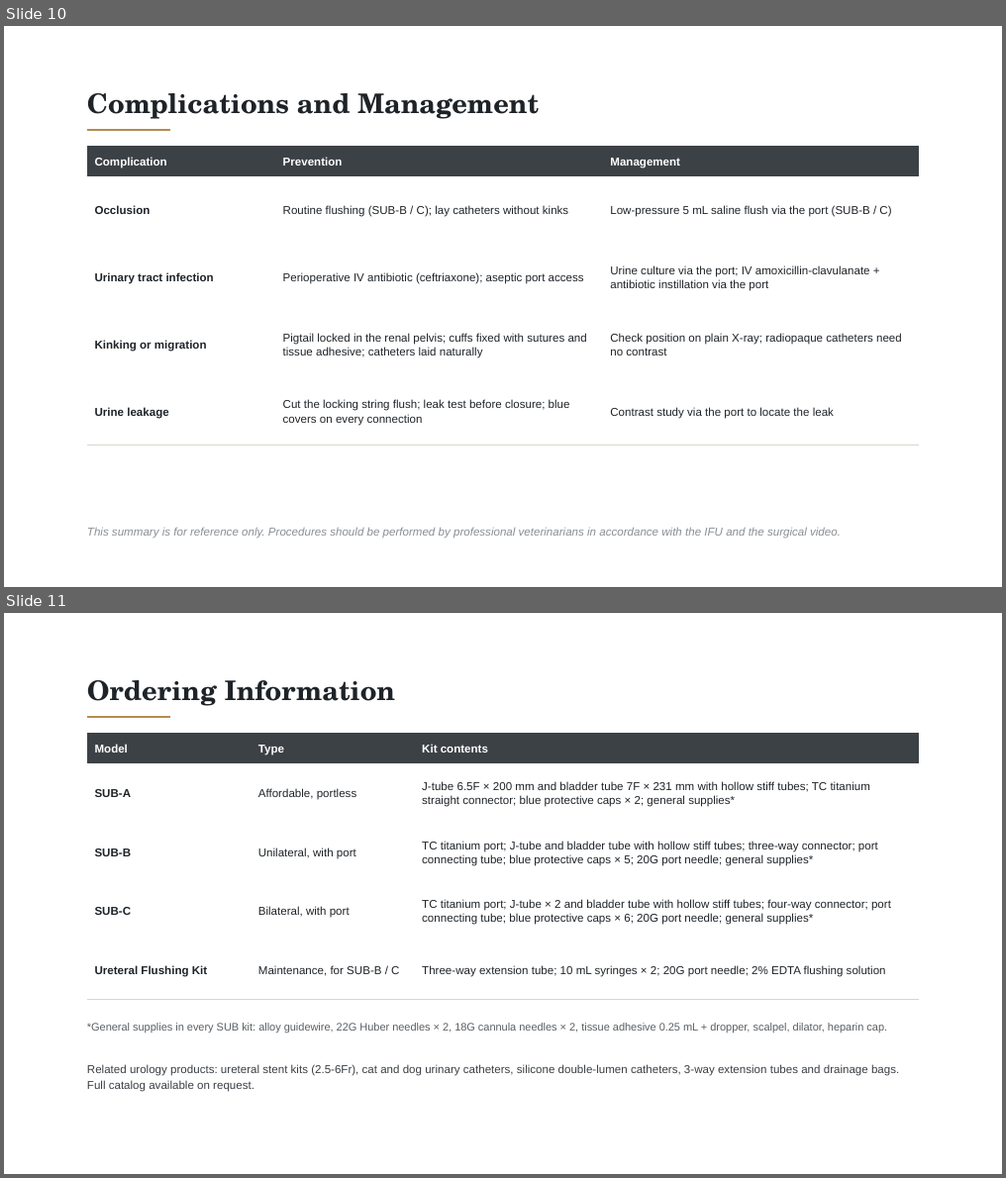
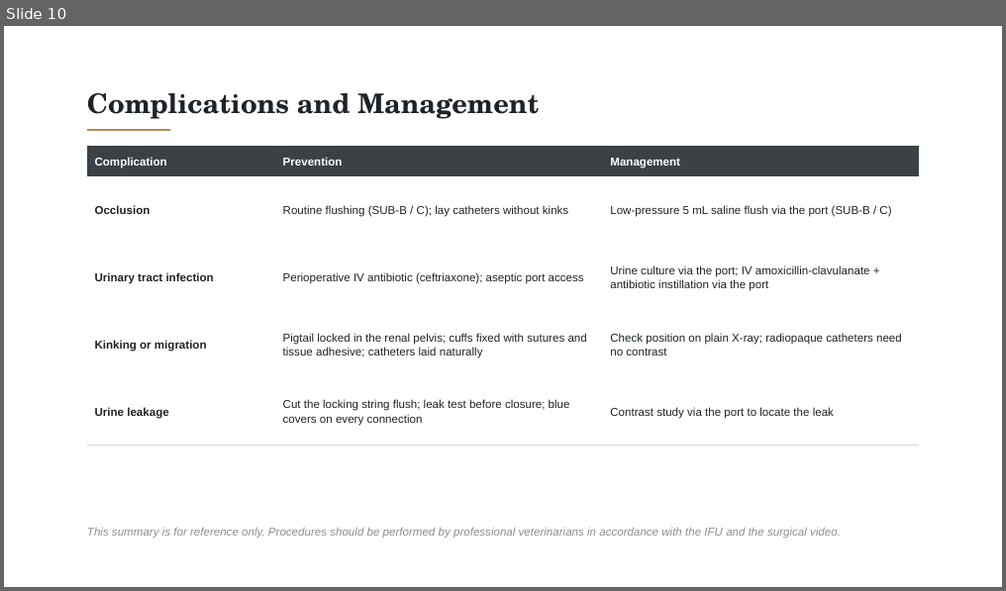
Before and after one commit to pikrosart-jpg/Material, a slide deck: Feline_SUB_System_Introduction_v72.pptx. Shown one above the other, each under a label of ours: slides 10 and 11 before the commit, slide 10 after it. The pictures are 1006x1178 and 1006x591 pixels, drawn with LibreOffice and Linux fonts; fonts in the diff are those of the drawing. Boxes give left, top, right and bottom in pixels: in the first picture for what was removed or moved away, otherwise in the second. Text is boxed around its words. In the diff, an @@ line names an element or a change of style, - is before the commit and + after.

```diff
--- a/Feline_SUB_System_Introduction_v72.pptx
+++ b/Feline_SUB_System_Introduction_v72.pptx
@@ slide 11 removed at bbox=[4, 613, 1002, 1174], background #FFFFFF @@
@@ text removed at bbox=[87, 680, 396, 706] @@
-Ordering Information
@@ line removed from (87, 717) to (170, 717) @@
@@ table removed at bbox=[87, 733, 920, 1000], 5 rows, 3 columns @@
-Model | Type | Kit contents
-SUB-A | Affordable, portless | J-tube 6.5F × 200 mm and bladder tube 7F × 231 mm with hollow stiff tubes; TC titanium straight connector; blue protective caps × 2; general supplies*
-SUB-B | Unilateral, with port | TC titanium port; J-tube and bladder tube with hollow stiff tubes; three-way connector; port connecting tube; blue protective caps × 5; 20G port needle; general supplies*
-SUB-C | Bilateral, with port | TC titanium port; J-tube × 2 and bladder tube with hollow stiff tubes; four-way connector; port connecting tube; blue protective caps × 6; 20G port needle; general supplies*
-Ureteral Flushing Kit | Maintenance, for SUB-B / C | Three-way extension tube; 10 mL syringes × 2; 20G port needle; 2% EDTA flushing solution
@@ text removed at bbox=[87, 1023, 887, 1034] @@
-*General supplies in every SUB kit: alloy guidewire, 22G Huber needles × 2, 18G cannula needles × 2, tissue adhesive 0.25 mL + dropper, scalpel, dilator, heparin cap.
@@ text removed at bbox=[87, 1064, 899, 1092] @@
-Related urology products: ureteral stent kits (2.5-6Fr), cat and dog urinary catheters, silicone double-lumen catheters, 3-way extension tubes and drainage bags. Full catalog available on request.
```
Also in this commit, not shown: 1 slide changed.
